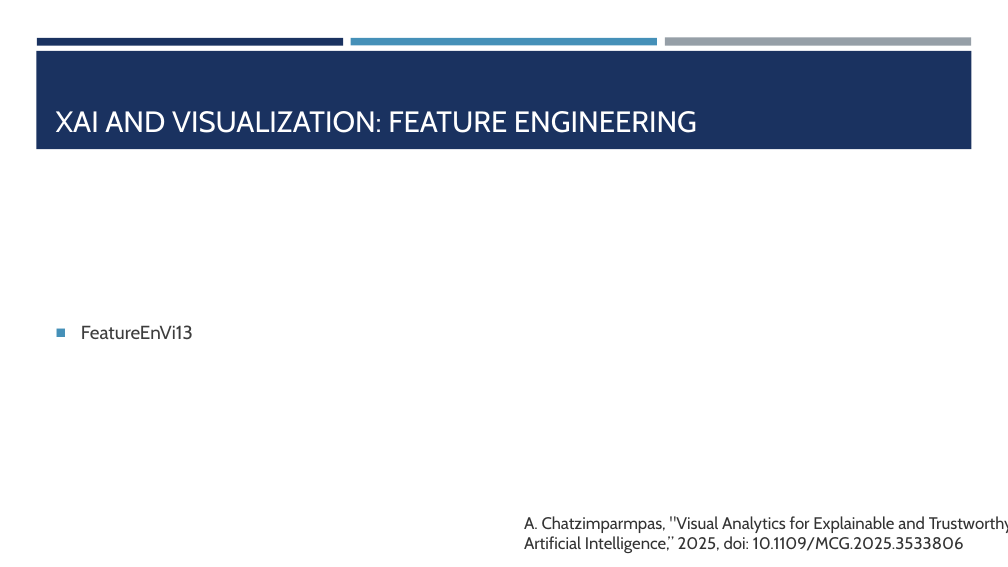
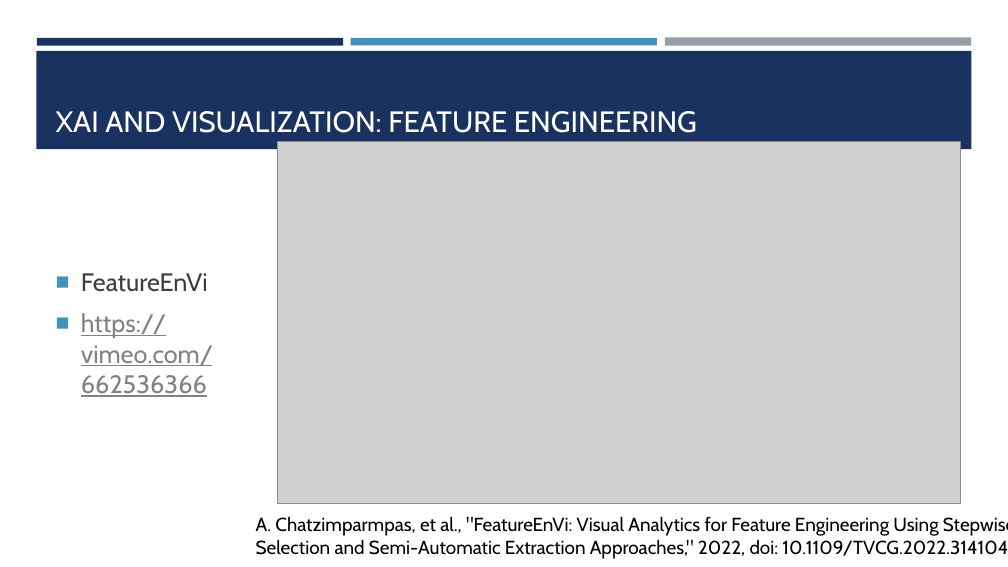
Before and after one commit to amosca01/SDS-CSC235, a slide deck: slide 9 of slides/17-XAI.pptx. Drawn at 1008x567 pixels with LibreOffice and Linux fonts; fonts in the diff are those of the drawing; grey boxes stand for pictures. Boxes give left, top, right and bottom in pixels: in the first picture for what was removed or moved away, otherwise in the second. Text is boxed around its words. In the diff, an @@ line names an element or a change of style, - is before the commit and + after.

```diff
--- a/slides/17-XAI.pptx
+++ b/slides/17-XAI.pptx
@@ picture added at (277,142,960,504) @@
@@ text at (81,273,213,397): text changed; size 18 to 24 pt; text colour #3D3D3D to #828282 @@
-■ FeatureEnVi13
+■ FeatureEnVi
+■ https://vimeo.com/662536366
@@ text at (256,516,1008,559): text changed; size 16 to 18 pt; text colour #333333 to #000000 @@
-A. Chatzimparmpas, "Visual Analytics for Explainable and Trustworthy Artificial Intelligence,” 2025, doi: 10.1109/MCG.2025.3533806
+A. Chatzimparmpas, et al., "FeatureEnVi: Visual Analytics for Feature Engineering Using Stepwise Selection and Semi-Automatic Extraction Approaches," 2022, doi: 10.1109/TVCG.2022.3141040
```
Also in this commit, not shown: 4 other slides changed, 1 slide added, 1 other file.
